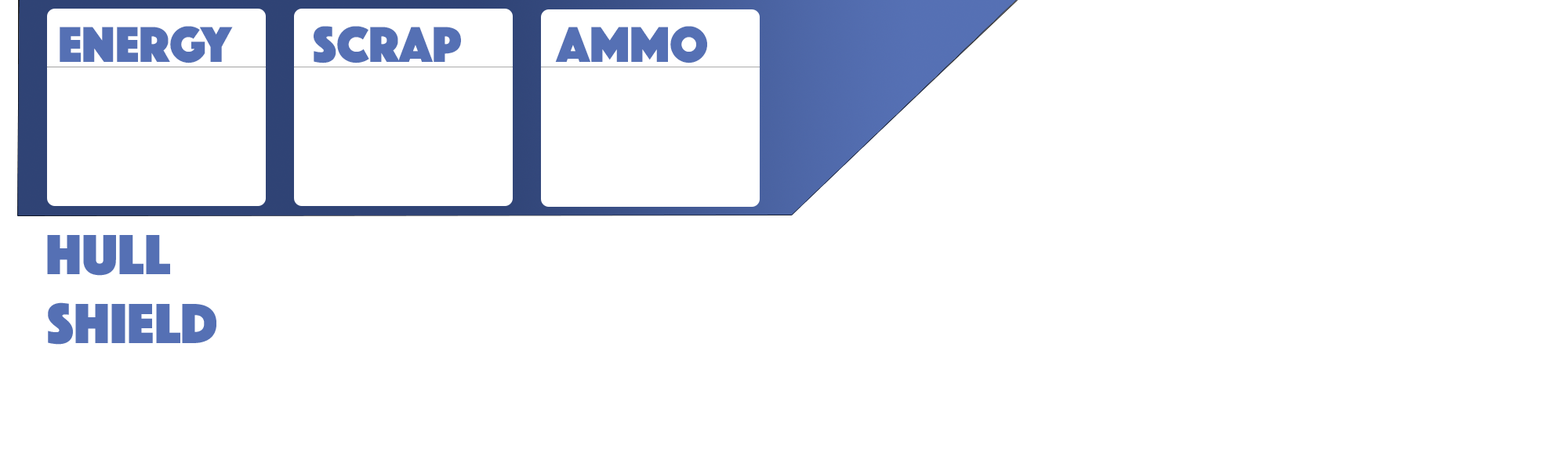
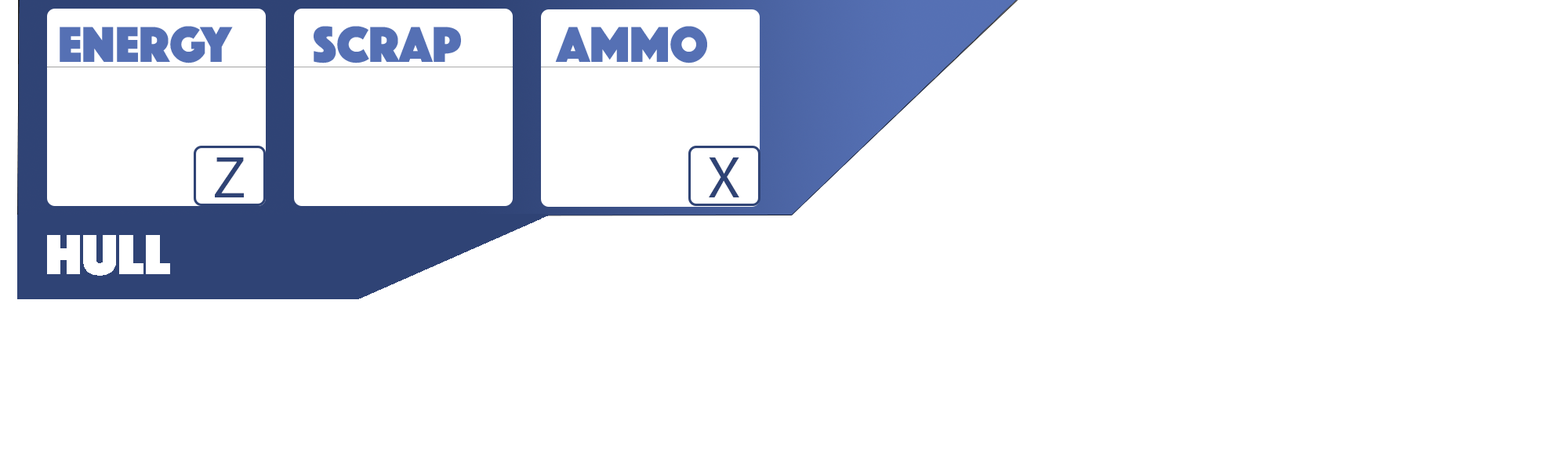
Layers edited between the first and the second 1568x470 image:
removed layer "shield" over <box>47,302,217,345</box>
added layer "X" above "Z" over <box>708,157,740,198</box>
added layer "Z" above "Rounded Rectangle 2 copy" over <box>214,157,244,198</box>
added layer "Rounded Rectangle 2 copy" above "Rounded Rectangle 2" over <box>688,145,761,207</box>
added layer "Rounded Rectangle 2" above "Shape 12" over <box>193,145,266,207</box>
added layer "Shape 12" above "hull" over <box>354,214,549,300</box>
painted on "hull" over <box>47,235,171,276</box>
added layer "Rectangle 1" above "Shape 8 copy 2" over <box>17,214,358,300</box>
